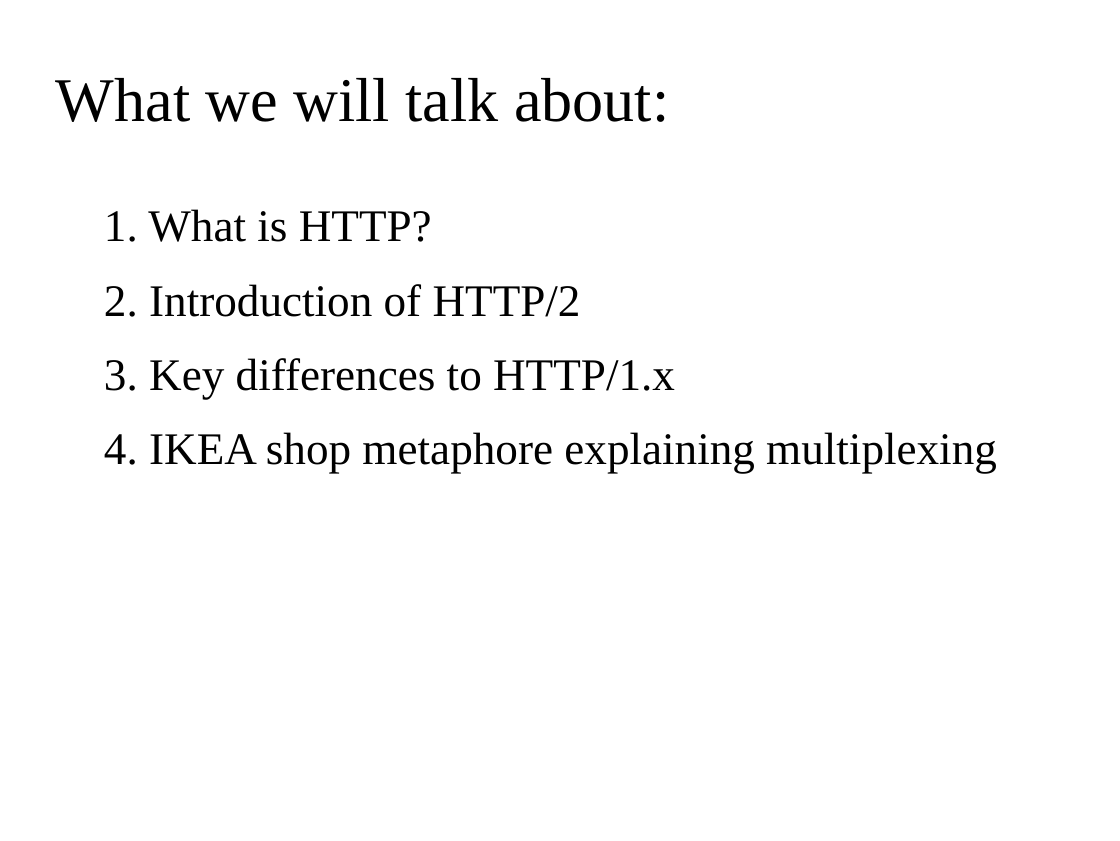
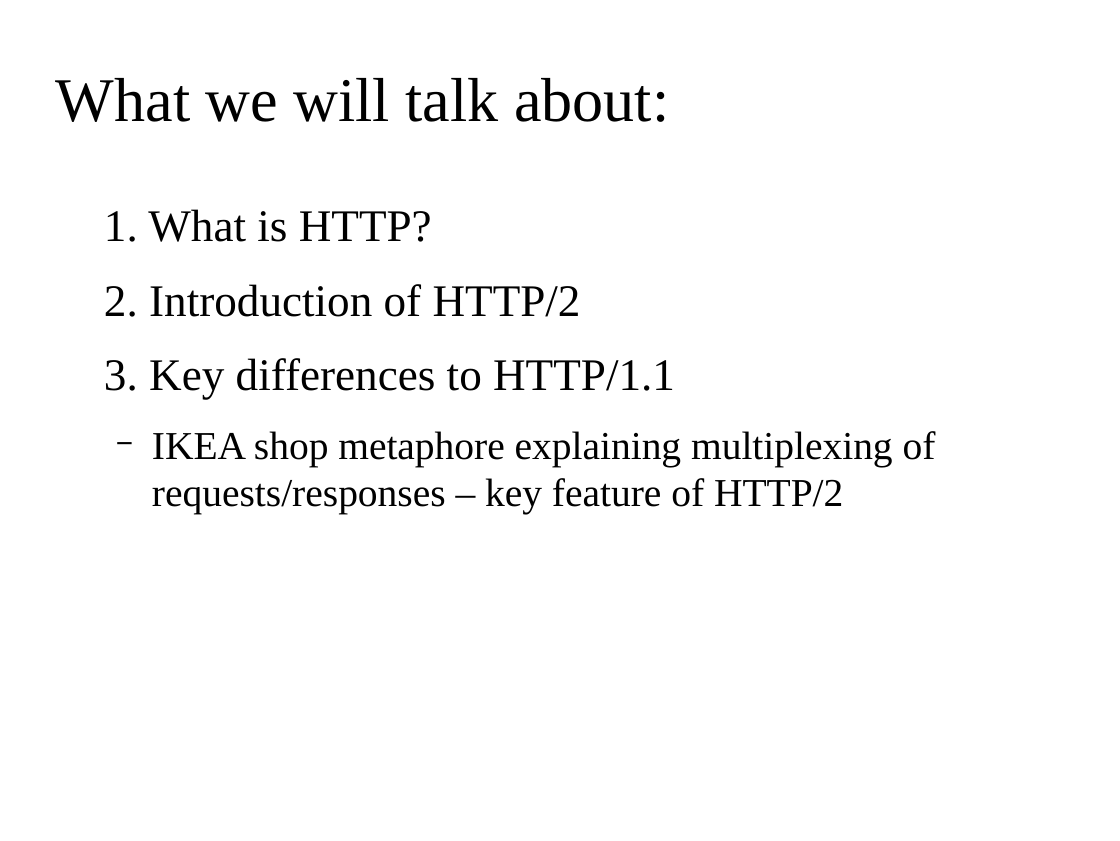
Before and after one commit to segoranov/web_technologies, a slide deck: slide 2 of http2_presentation/http2.odp. Drawn at 1120x841 pixels with LibreOffice and Linux fonts; fonts in the diff are those of the drawing; background and template pictures are left out. Boxes give left, top, right and bottom in pixels: in the first picture for what was removed or moved away, otherwise in the second. Text is boxed around its words. In the diff, an @@ line names an element or a change of style, - is before the commit and + after.

```diff
--- a/http2_presentation/http2.odp
+++ b/http2_presentation/http2.odp
@@ text at bbox=[104, 358, 936, 514]: text changed; size 32 to 28 pt @@
-3. Key differences to HTTP/1.x
-4. IKEA shop metaphore explaining multiplexing
+3. Key differences to HTTP/1.1
+  − IKEA shop metaphore explaining multiplexing of requests/responses – key feature of HTTP/2
```
Also in this commit, not shown: 7 other slides changed, 1 slide removed.
